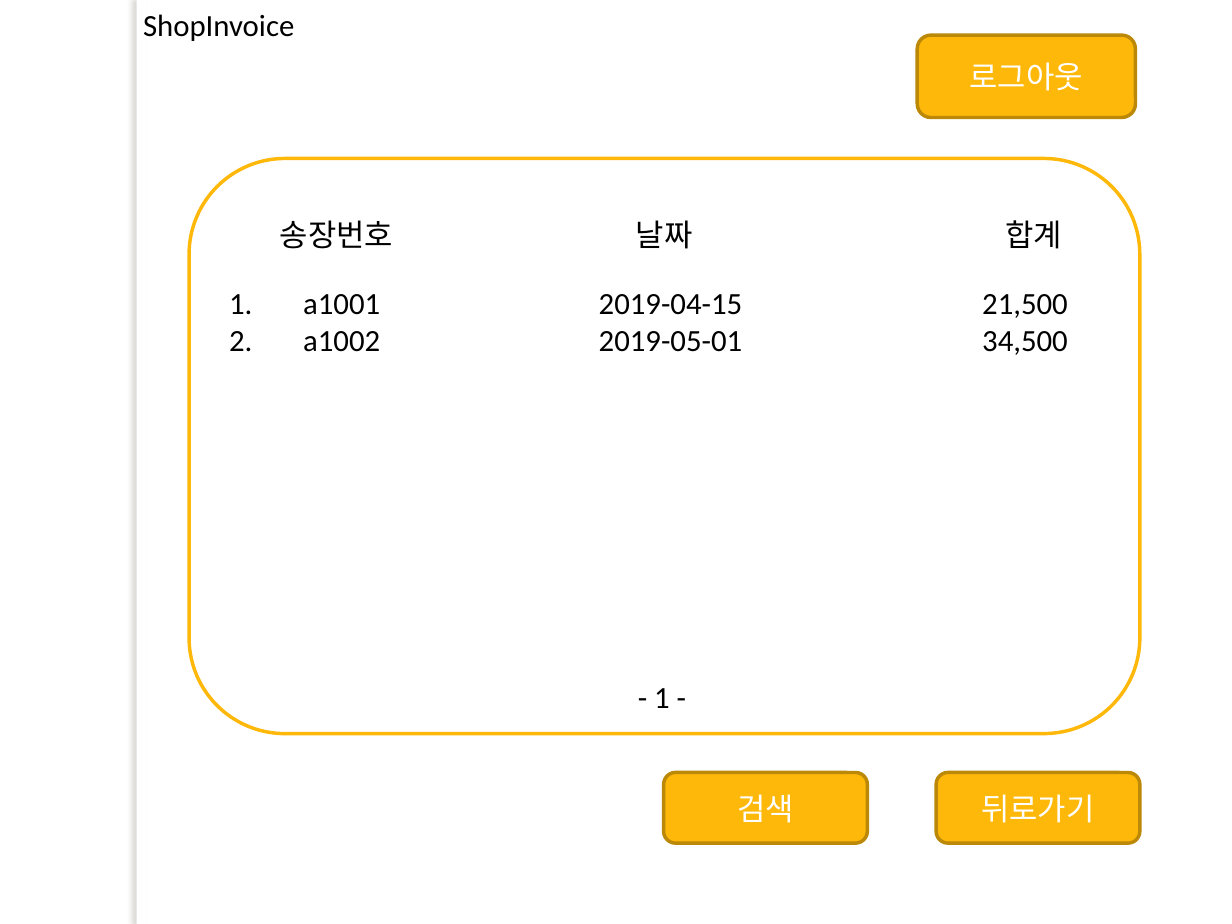
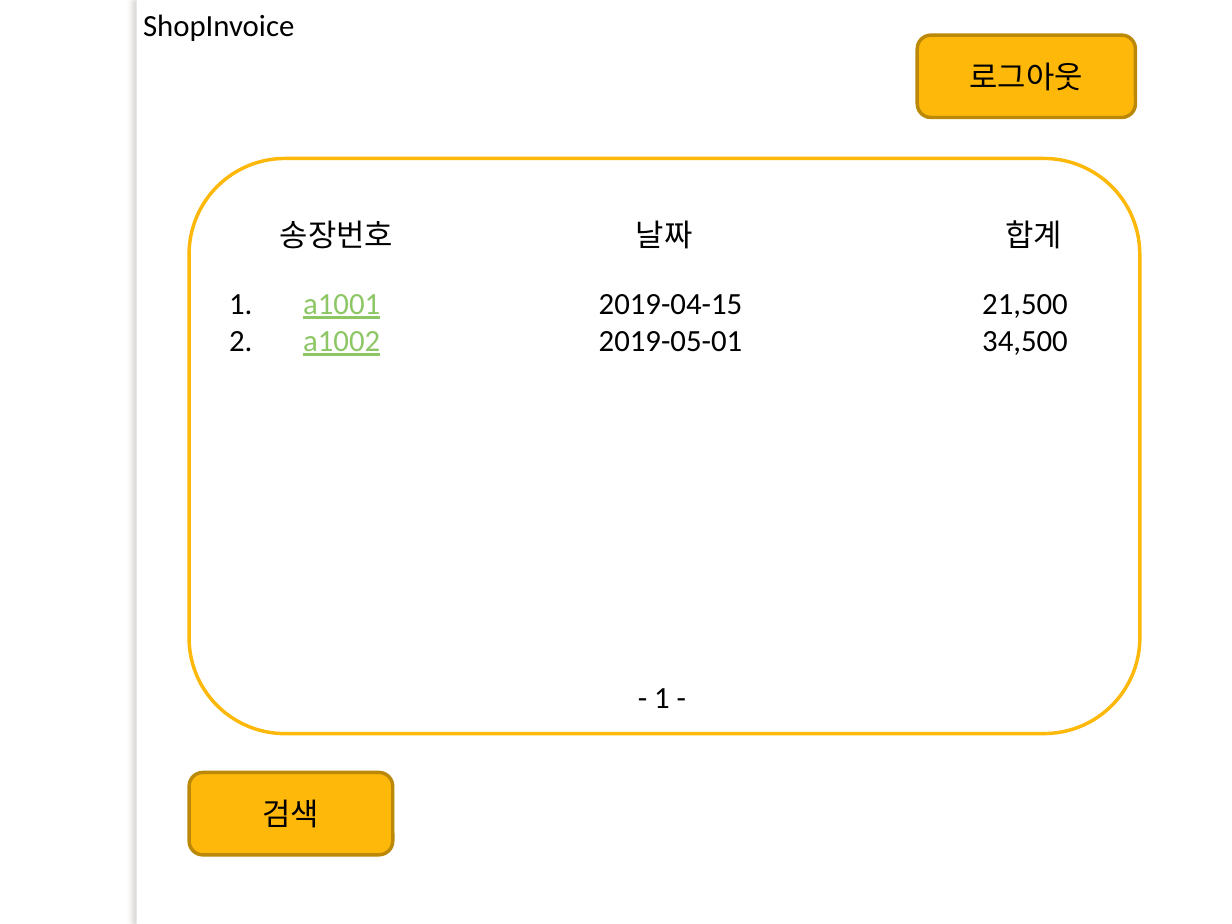
Before and after one commit to lx9203/fulfillmentBlue, a slide deck: slide 6 of 프레젠테이션1.pptx. Drawn at 1232x924 pixels with LibreOffice and Linux fonts; fonts in the diff are those of the drawing; background and template pictures are left out. Boxes give left, top, right and bottom in pixels: in the first picture for what was removed or moved away, otherwise in the second. Text is boxed around its words. In the diff, an @@ line names an element or a change of style, - is before the commit and + after.

```diff
--- a/프레젠테이션1.pptx
+++ b/프레젠테이션1.pptx
@@ rounded rectangle "로그아웃" at <box>918,36,1136,118</box>: text colour #FFFFFF to #000000 @@
@@ text "a1001 2019-04-15 21,500" at <box>303,294,1068,355</box>: text colour #000000 to #8DC765, underline on in "a1001", "a1002" @@
@@ rounded rectangle "검색" at <box>190,772,393,855</box>: text colour #FFFFFF to #000000 @@
@@ rounded rectangle "검색": place and size @@
-rounded rectangle "검색" at <box>664,772,867,843</box>
+rounded rectangle "검색" at <box>190,772,393,855</box>
@@ rounded rectangle removed at <box>936,772,1140,843</box> @@
-뒤로가기
```
Also in this commit, not shown: 8 other slides changed.
